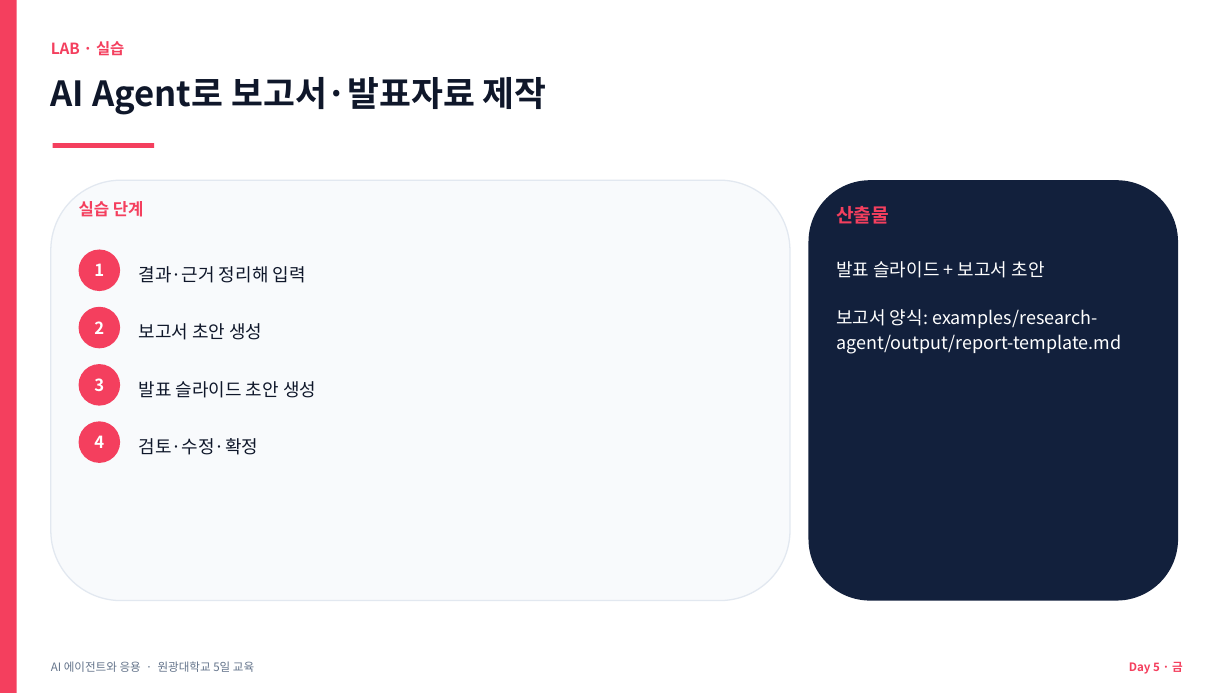
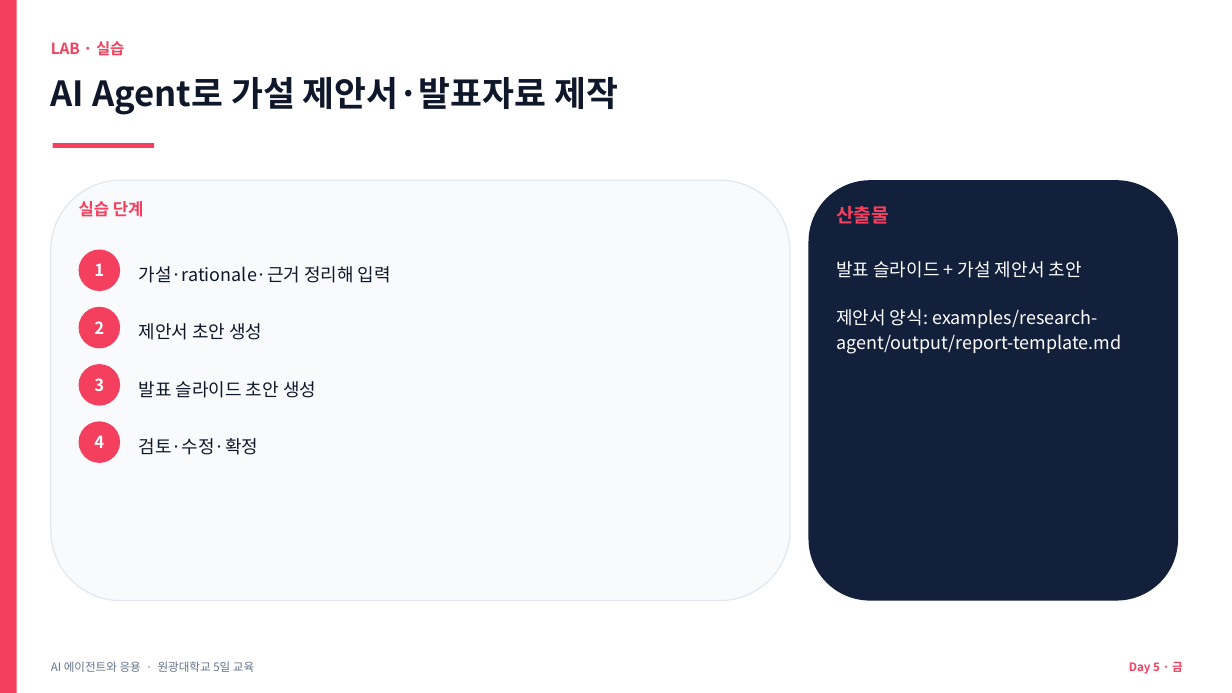
Before and after one commit to jyshin-22/wku-ai-agent-program, a slide deck: slide 16 of slides/day5.pptx. Drawn at 1232x693 pixels with LibreOffice and Linux fonts; fonts in the diff are those of the drawing. Boxes give left, top, right and bottom in pixels: in the first picture for what was removed or moved away, otherwise in the second. Text is boxed around its words. In the diff, an @@ line names an element or a change of style, - is before the commit and + after.

```diff
--- a/slides/day5.pptx
+++ b/slides/day5.pptx
@@ text at bbox=[51, 77, 618, 115]: text changed @@
-AI Agent로 보고서·발표자료 제작
+AI Agent로 가설 제안서·발표자료 제작
@@ text at bbox=[139, 266, 391, 283]: text changed @@
-결과·근거 정리해 입력
+가설·rationale·근거 정리해 입력
@@ text at bbox=[836, 261, 1121, 354]: text changed @@
-발표 슬라이드 + 보고서 초안
-보고서 양식: examples/research-agent/output/report-template.md
+발표 슬라이드 + 가설 제안서 초안
+제안서 양식: examples/research-agent/output/report-template.md
@@ text at bbox=[139, 323, 262, 340]: text changed @@
-보고서 초안 생성
+제안서 초안 생성
```
Also in this commit, not shown: 12 other slides changed, 18 other files.
